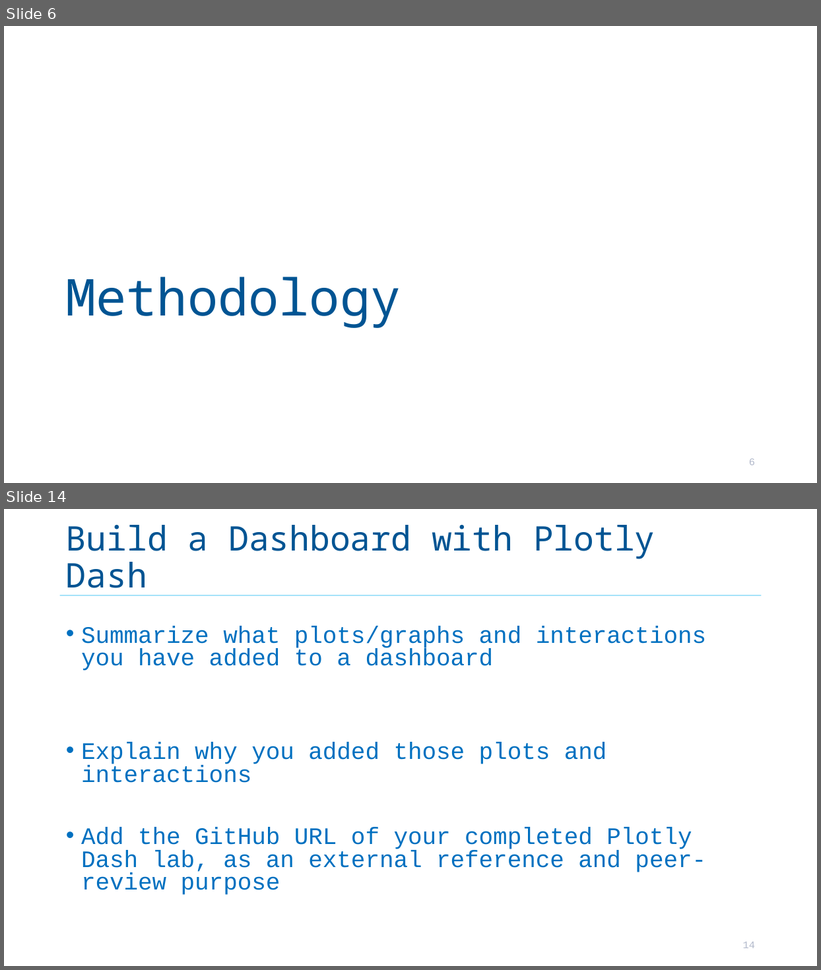
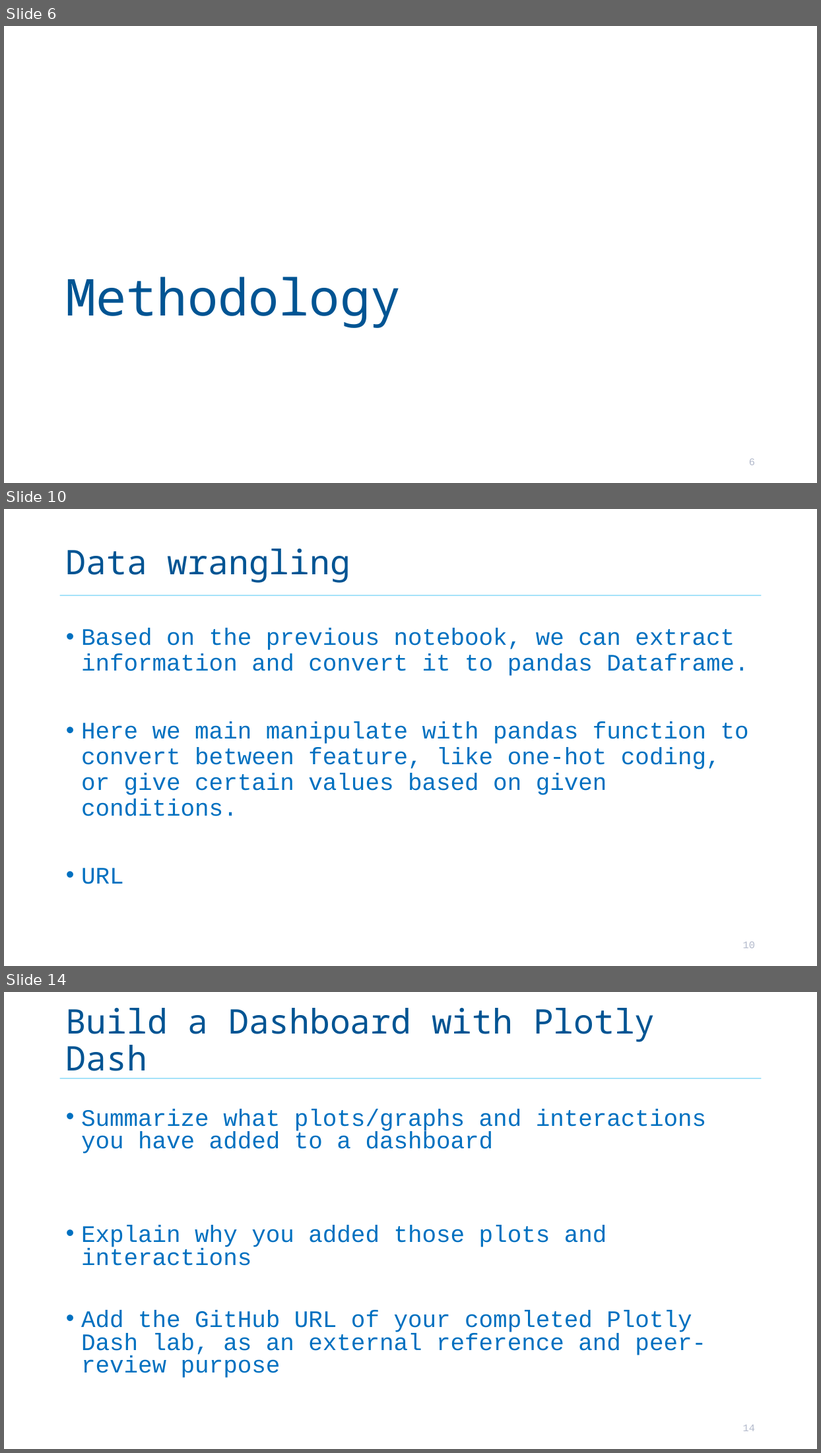
Before and after one commit to RiemannLee19/Coursera, a slide deck: 10_Applied_DS/Presentation_RL.odp. Shown one above the other, each under a label of ours: slides 6 and 14 before the commit, slides 6, 10 and 14 after it; the slides between them are not shown. The pictures are 821x970 and 821x1453 pixels, drawn with LibreOffice and Linux fonts; fonts in the diff are those of the drawing. Boxes give left, top, right and bottom in pixels: in the first picture for what was removed or moved away, otherwise in the second. Text is boxed around its words. In the diff, an @@ line names an element or a change of style, - is before the commit and + after.

```diff
--- a/10_Applied_DS/Presentation_RL.odp
+++ b/10_Applied_DS/Presentation_RL.odp
@@ slide 10 added at [4,509,817,966], background #FFFFFF; not listed: 1 template element that a slide beside it also shows @@
@@ title added at [66,549,350,583], 40 pt, text #005493 @@
+Data wrangling
@@ text added at [81,628,749,885], 28 pt, text #0070C0 @@
+• Based on the previous notebook, we can extract information and convert it to pandas Dataframe.
+• Here we main manipulate with pandas function to convert between feature, like one-hot coding, or give certain values based on given conditions.
+• URL
@@ page number added at [743,942,755,949], 12 pt, text #B2B9CB @@
+10
```
Also in this commit, not shown: 10 slides changed, 10 other slides added, 12 slides removed, 11 other files.
